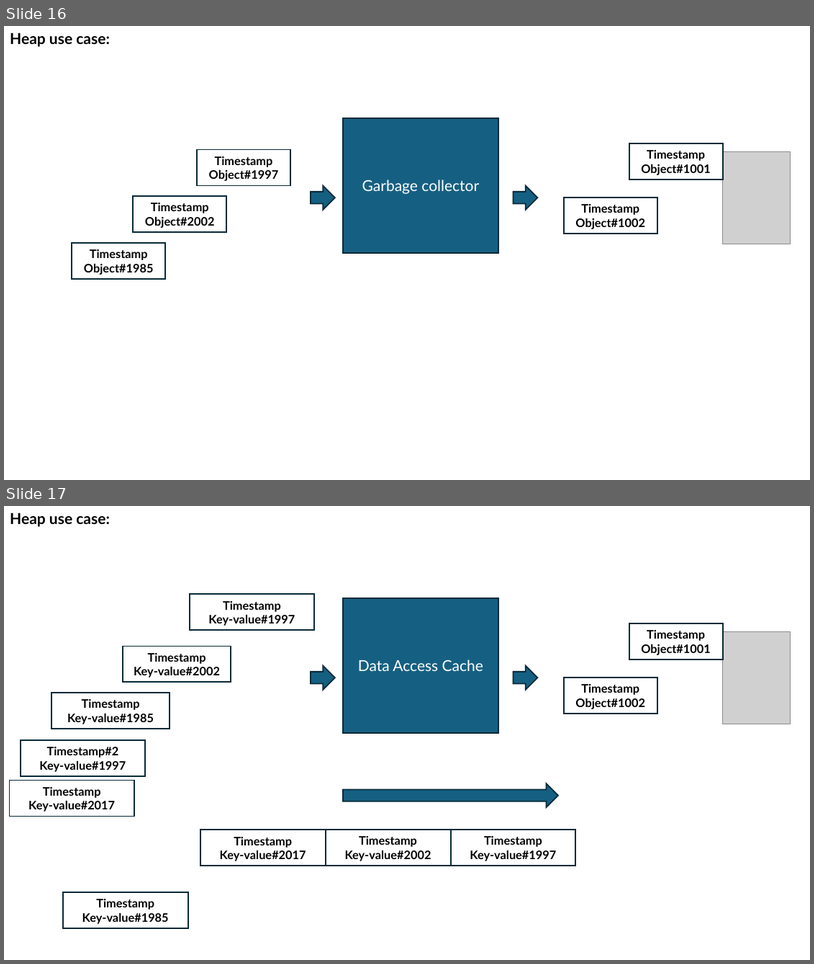
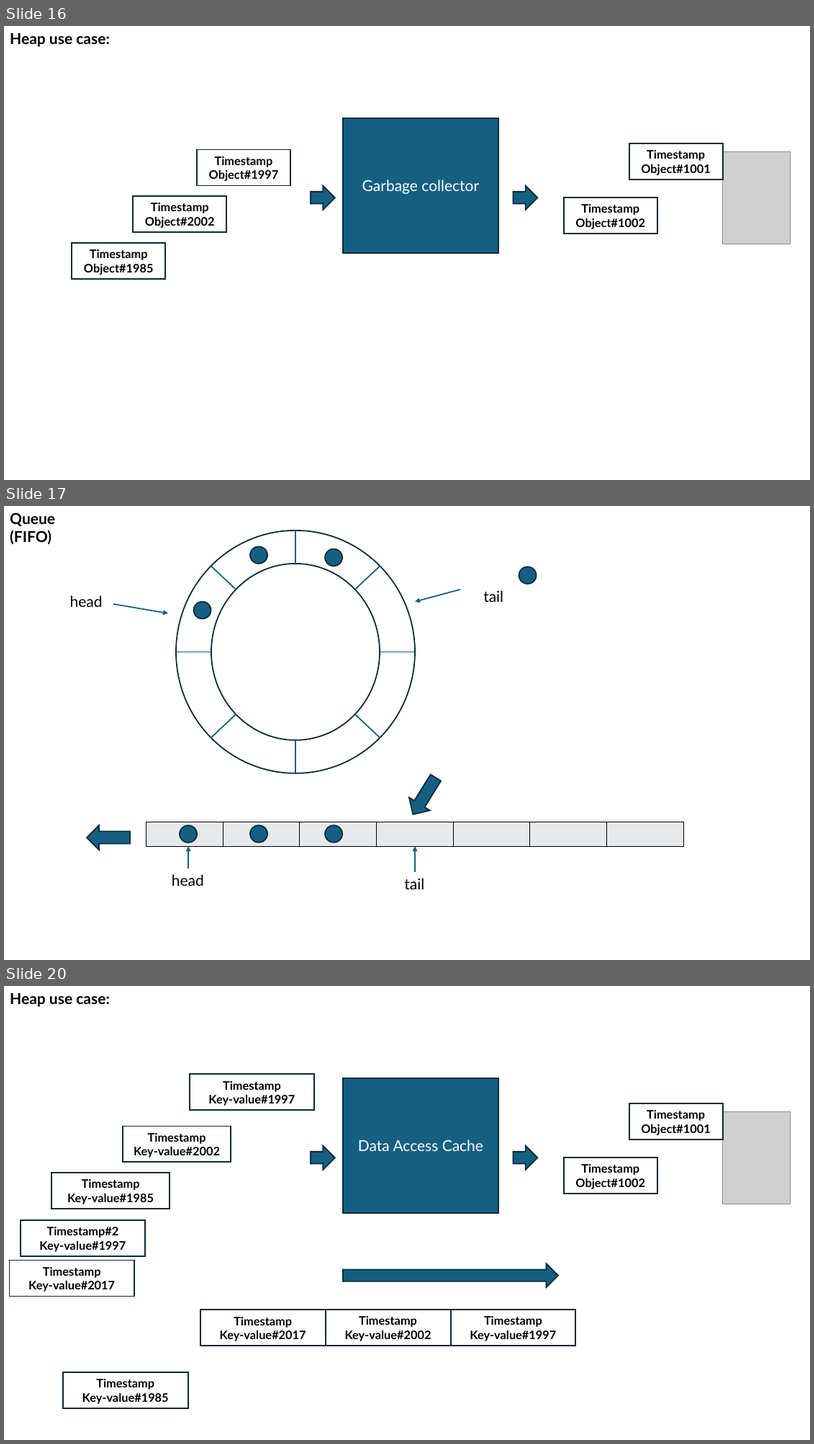
Before and after one commit to mo-mosverkstad/my_data_structure, a slide deck: ppt/dataStructure.pptx. Shown one above the other, each under a label of ours: slides 16 and 17 before the commit, slides 16, 17 and 20 after it; the slides between them are not shown. The pictures are 814x964 and 814x1444 pixels, drawn with LibreOffice and Linux fonts; fonts in the diff are those of the drawing; grey boxes stand for pictures. Boxes give left, top, right and bottom in pixels: in the first picture for what was removed or moved away, otherwise in the second. Text is boxed around its words. In the diff, an @@ line names an element or a change of style, - is before the commit and + after.

```diff
--- a/ppt/dataStructure.pptx
+++ b/ppt/dataStructure.pptx
@@ slide 17 added at (4,506,810,960), background #FFFFFF @@
@@ text added at (10,512,55,544), 18 pt, text #000000, bold @@
+Queue (FIFO)
@@ ellipse added at (250,546,268,564), fill #156082, outline #092A39 1.5 pt @@
@@ group added at (176,530,415,773): 8 lines, 2 ellipses @@
@@ ellipse added at (325,549,343,566), fill #156082, outline #092A39 1.5 pt @@
@@ ellipse added at (520,566,537,584), fill #156082, outline #092A39 1.5 pt @@
@@ arrow added from (460, 590) to (415, 602), #156082 1.5 pt @@
@@ text added at (484,590,504,602), 18 pt, text #000000 @@
+tail
@@ text added at (70,595,103,607), 18 pt, text #000000 @@
+head
@@ arrow added from (113, 604) to (168, 613), #156082 1.5 pt @@
@@ ellipse added at (194,602,211,618), fill #156082, outline #092A39 1.5 pt @@
@@ left arrow added at (403,771,446,821), fill #156082, outline #092A39 1.5 pt @@
@@ left arrow added at (87,826,130,849), fill #156082, outline #092A39 1.5 pt @@
@@ table added at (146,822,684,847), 1 rows, 7 columns @@
+ |  |  |  |  |  | 
@@ ellipse added at (180,826,198,842), fill #156082, outline #092A39 1.5 pt @@
@@ ellipse added at (250,826,268,842), fill #156082, outline #092A39 1.5 pt @@
@@ ellipse added at (325,826,343,842), fill #156082, outline #092A39 1.5 pt @@
@@ arrow added from (188, 867) to (188, 846), #156082 1.5 pt @@
@@ arrow added from (415, 871) to (415, 846), #156082 1.5 pt @@
@@ text added at (172,874,204,885), 18 pt, text #000000 @@
+head
@@ text added at (404,878,424,889), 18 pt, text #000000 @@
+tail
@@ what was slide 17 is now slide 20 @@
```
Also in this commit, not shown: 7 slides changed, 10 other slides added.
